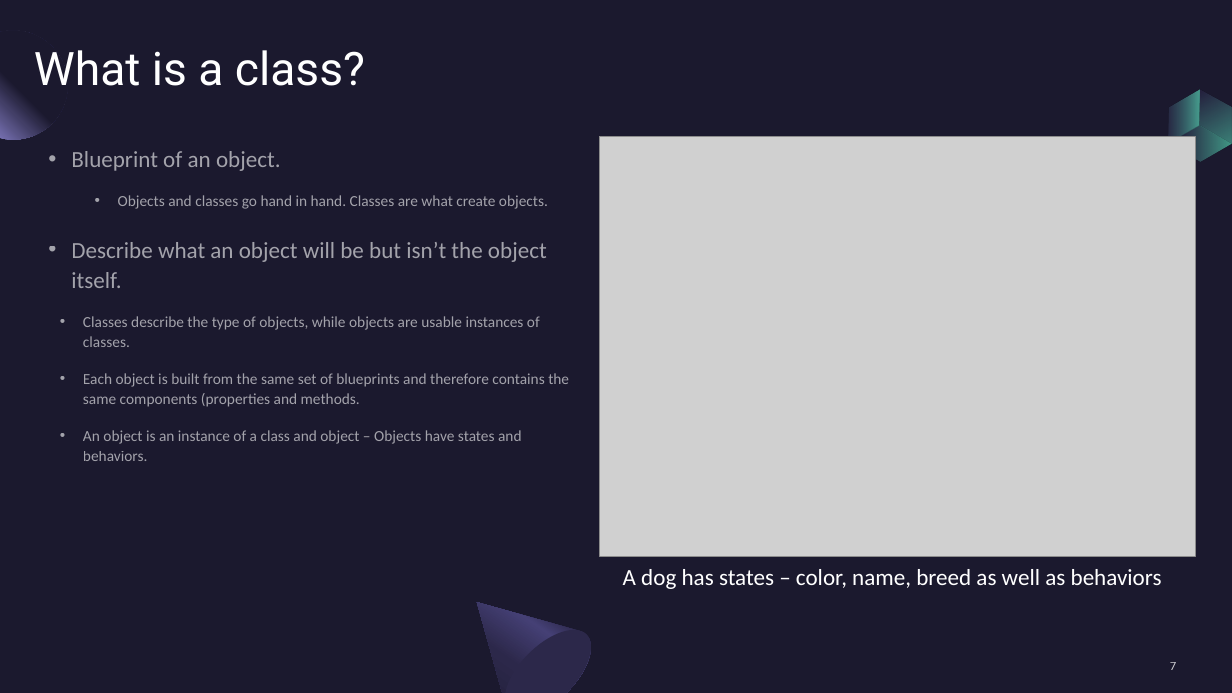
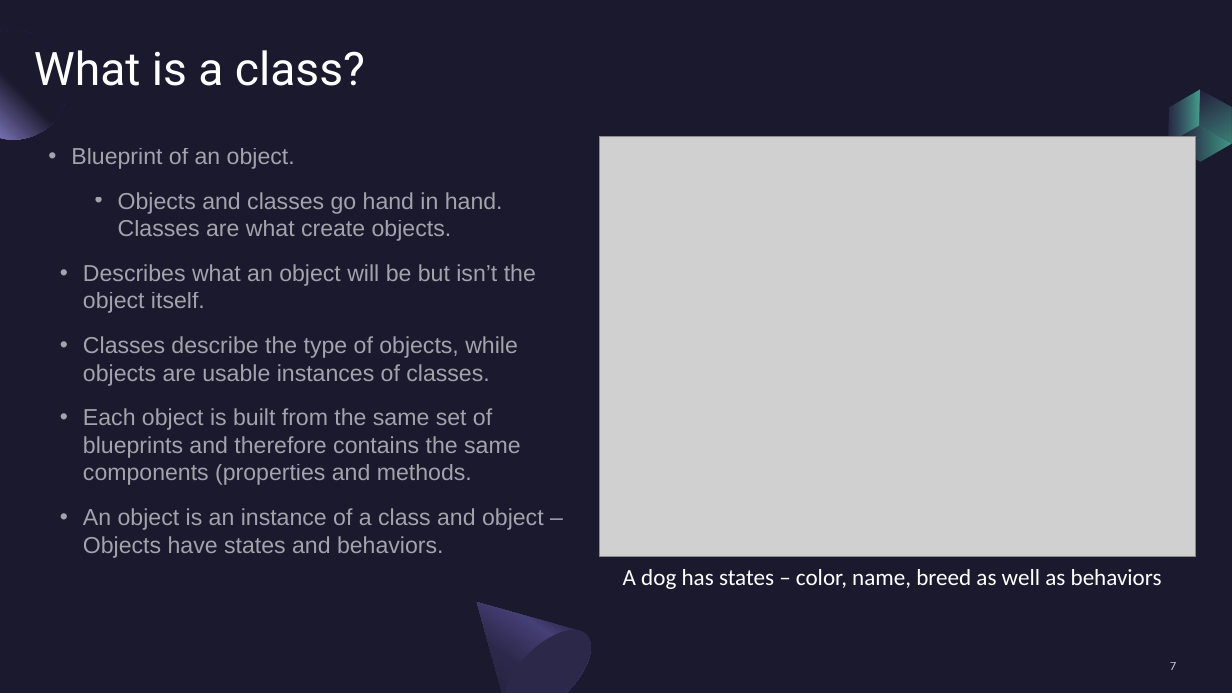
Before and after one commit to draidyn/ATMApplication, a slide deck: slide 7 of FinalPresentationClassDiagram.pptx. Drawn at 1232x693 pixels with LibreOffice and Linux fonts; fonts in the diff are those of the drawing; grey boxes stand for pictures. Boxes give left, top, right and bottom in pixels: in the first picture for what was removed or moved away, otherwise in the second. Text is boxed around its words. In the diff, an @@ line names an element or a change of style, - is before the commit and + after.

Commit message:
unified the theme of the slide layout

```diff
--- a/FinalPresentationClassDiagram.pptx
+++ b/FinalPresentationClassDiagram.pptx
@@ text at bbox=[71, 148, 544, 558]: font Calibri to Arial in "Blueprint of an object.", "Objects and classes go hand in hand. ...", "Classes describe the type of objects, while ...", "Each object is built from the same ..." and 1 more places; size 12 to 18 pt in "Objects and classes go hand in hand. ...", "Classes describe the type of objects, while ...", "Each object is built from the same ...", "An object is an instance of a ..."; line spacing 1.1 to 1 @@
@@ text at bbox=[83, 264, 536, 313]: text changed; font Calibri to Arial @@
-• Describe what an object will be but isn’t the object itself.
+  • Describes what an object will be but isn’t the object itself.
```
Also in this commit, not shown: 9 other slides changed.
